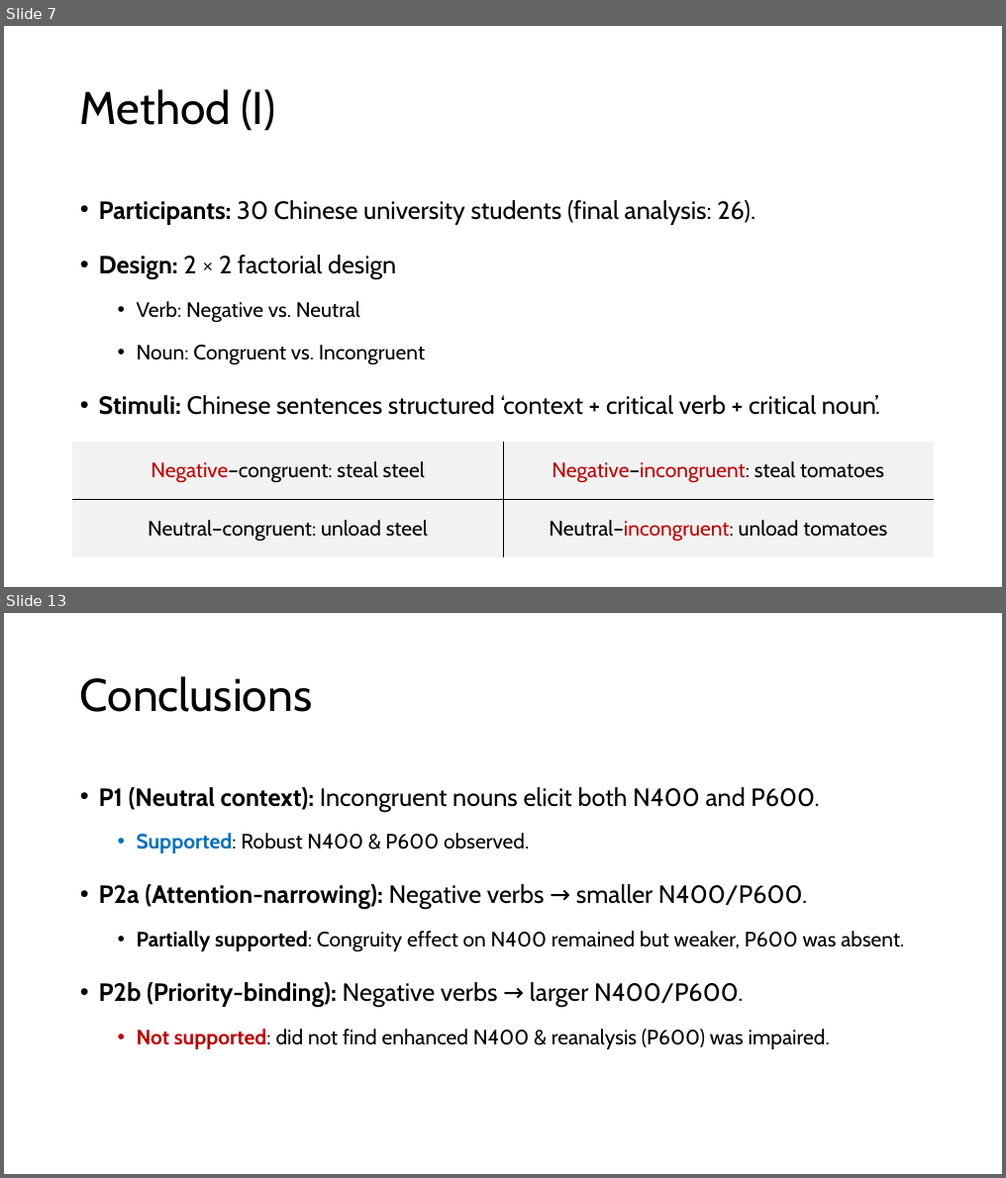
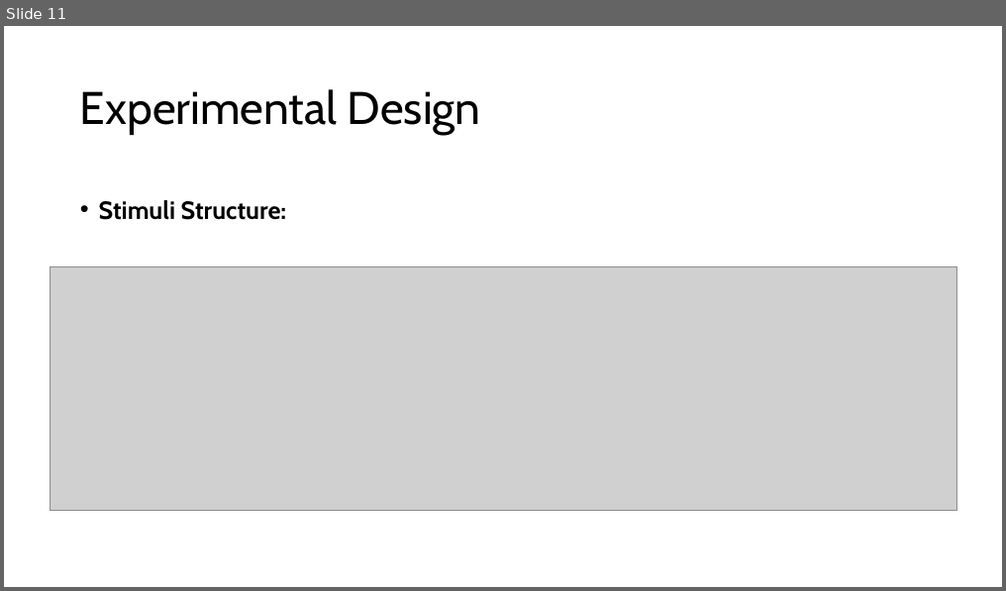
Before and after one commit to haba6030/Linguistics_Experiment, a slide deck: JinilKim_TermProject.pptx. Shown one above the other, each under a label of ours: slides 7 and 13 before the commit, slide 11 after it; the slides between them are not shown. The pictures are 1006x1178 and 1006x591 pixels, drawn with LibreOffice and Linux fonts; fonts in the diff are those of the drawing; grey boxes stand for pictures. Boxes give left, top, right and bottom in pixels: in the first picture for what was removed or moved away, otherwise in the second. Text is boxed around its words. In the diff, an @@ line names an element or a change of style, - is before the commit and + after.

Commit message:
Pilot analysis

```diff
--- a/JinilKim_TermProject.pptx
+++ b/JinilKim_TermProject.pptx
@@ slide 13 removed at (x1=4, y1=613, x2=1002, y2=1174), background #FFFFFF @@
@@ title removed at (x1=80, y1=676, x2=312, y2=712) @@
-Conclusions
@@ text removed at (x1=99, y1=787, x2=904, y2=1050) @@
-• P1 (Neutral context): Incongruent nouns elicit both N400 and P600.
-  • Supported: Robust N400 & P600 observed.
-• P2a (Attention-narrowing): Negative verbs → smaller N400/P600.
-  • Partially supported: Congruity effect on N400 remained but weaker, P600 was absent.
-• P2b (Priority-binding): Negative verbs → larger N400/P600.
-  • Not supported: did not find enhanced N400 & reanalysis (P600) was impaired.
@@ what was slide 7 is now slide 11 @@
@@ slide 11 changed as well @@
@@ title at (x1=80, y1=89, x2=481, y2=135): text changed @@
-Method (I)
+Experimental Design
@@ text at (x1=99, y1=200, x2=287, y2=220): text changed; bold on @@
-• Participants: 30 Chinese university students (final analysis: 26).
-• Design: 2 × 2 factorial design
-  • Verb: Negative vs. Neutral
-  • Noun: Congruent vs. Incongruent
-• Stimuli: Chinese sentences structured ‘context + critical verb + critical noun’.
+• Stimuli Structure:
@@ picture added at (x1=50, y1=267, x2=957, y2=510) @@
@@ table removed at (x1=73, y1=442, x2=934, y2=558), 2 rows, 2 columns @@
-Negative–congruent: steal steel | Negative–incongruent: steal tomatoes
-Neutral–congruent: unload steel | Neutral–incongruent: unload tomatoes
```
Also in this commit, not shown: 3 other slides changed, 29 slides added, 9 other slides removed, 23 other files.
